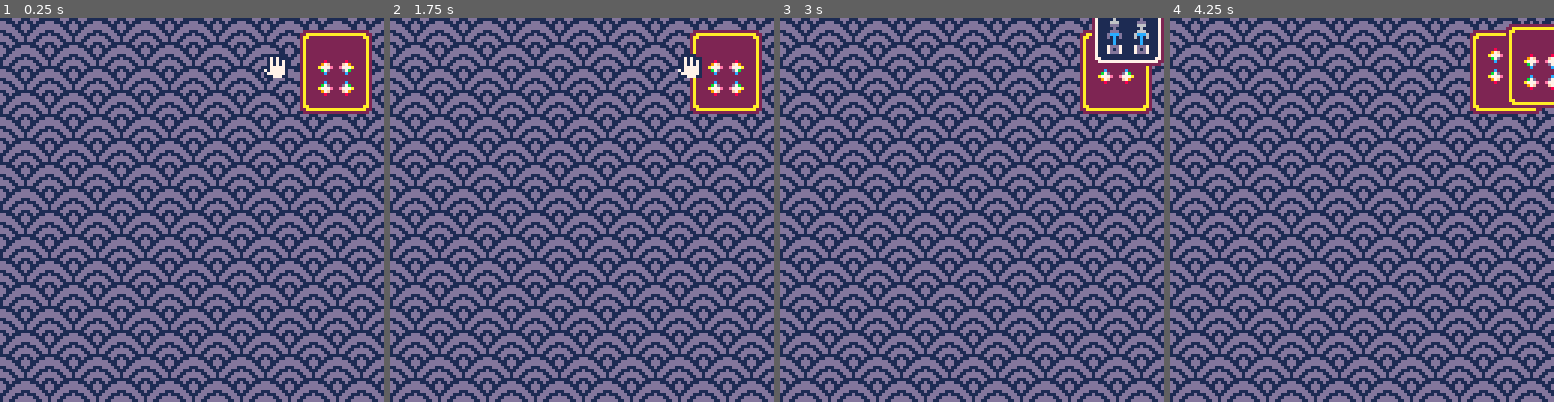
Above: before the commit, frames 1-4 (left to right).
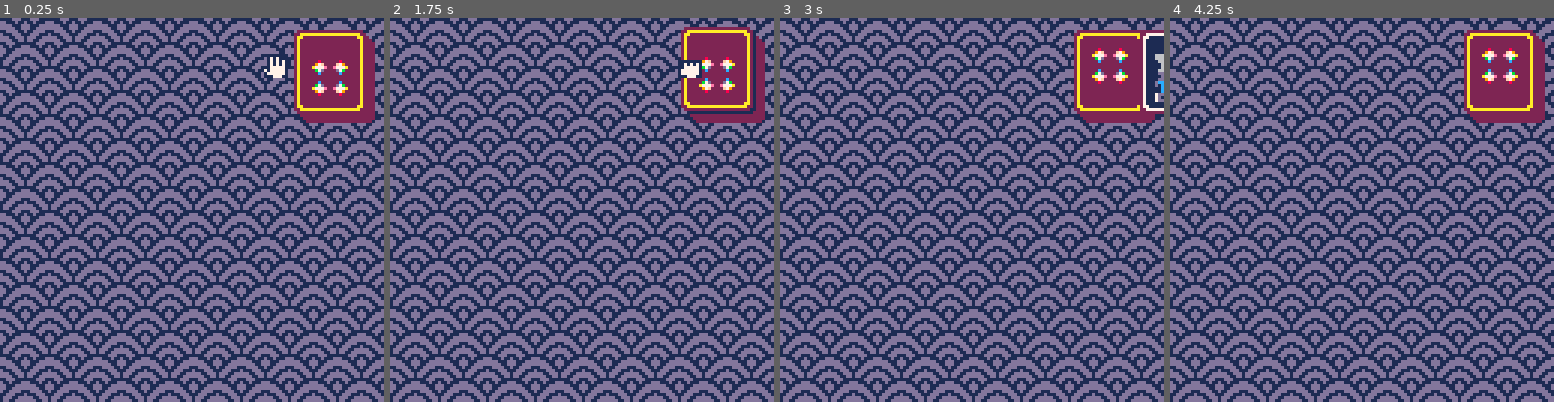
Above: after the commit, the same moments.

Repository: alxgnon/pico-8
Game: PICO-8 cartridge tarot.p8
Same seed, same stepped clock (60 frames per second), same inputs: the game is played once before the commit and once after it.
Inputs:
- Up to frame 1 (0.25 s): no input
- Up to frame 2 (1.75 s): tap X (X key) at 0.33, 1.07 s; tap O (Z key) at 0.7, 1.7 s; hold Right from 1.6 s (still down)
- Up to frame 3 (3 s): tap X (X key) at 1.85, 2.97 s; release Right at 2.1 s; tap O (Z key) at 2.1, 2.5, 2.9 s; hold Up 2.15-2.42 s; hold Right from 2.47 s (still down)
- Up to frame 4 (4.25 s): release Right at 3.03 s; hold Left 3.08-3.58 s; tap O (Z key) at 3.3, 3.7, 4.1 s; hold Down 3.63-3.97 s; hold Right from 4.02 s (still down); tap X (X key) at 4.08 s

The runs differ from the first frame. In frame 1, 2.0% of the frame differs, in the area x 76-98%, y 3-28%; in frame 2, 2.9%; in frame 3, 3.5%, in the area x 76-100%, y 0-28%; in frame 4, 2.6%.

Commit message:
tarot: stack the deck

Diff:
--- a/tarot.p8
+++ b/tarot.p8
@@ -35,7 +35,7 @@
 	local card = {
 		sprite = sprite,
 		name = name,
-		x = 96, y = 0,
+		x = 0, y = 0,
 		faceup = false,
 		inversed = false,
 	}
@@ -99,11 +99,17 @@
 		end
 	end
 
+	local offset = 1
+
 	while #limbo > 0 do
 		local i = rnd(#limbo)
  	local card = limbo[flr(i+1)]
  	del(limbo, card)
  	add(self, card)
+
+ 	card.x = 96 + flr(offset)
+ 	card.y = 2 + flr(offset)
+ 	offset -= 0.2
 	end
 end
 
